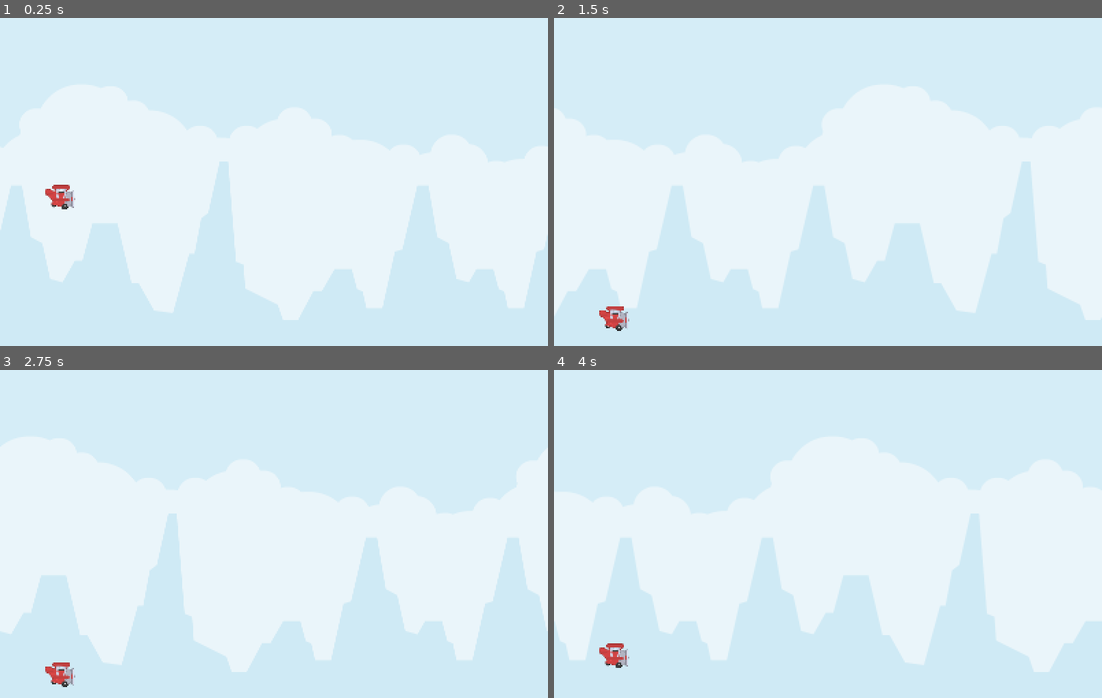
Above: before the commit, frames 1-4 (two rows, left to right).
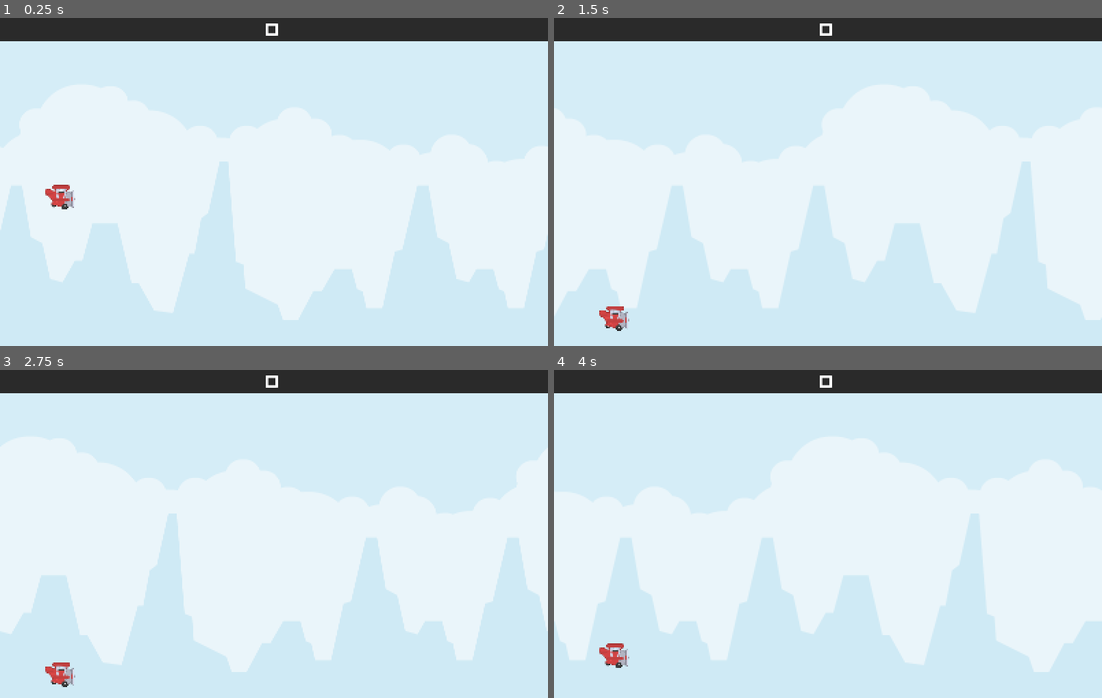
Above: after the commit, the same moments.

Repository: boflynn/tappy-plane
Game: Godot game, scene res://Main.tscn
Same seed, same stepped clock (60 frames per second), same inputs: the game is played once before the commit and once after it.
Inputs (mouse positions are in pixels of both pictures, inside the frame that each line leads up to):
- Up to frame 1 (0.25 s): no input
- Up to frame 2 (1.5 s): move the mouse to (948, 165) at 0.52 s; click (948, 165) at 0.6 s; move the mouse to (718, 198) at 1.27 s; click (718, 198) at 1.35 s
- Up to frame 3 (2.75 s): move the mouse to (328, 461) at 2.02 s; click (328, 461) at 2.1 s
- Up to frame 4 (4 s): move the mouse to (800, 599) at 2.77 s; click (800, 599) at 2.85 s; move the mouse to (992, 583) at 3.52 s; click (992, 583) at 3.6 s

The runs differ from the first frame. In frame 1, 7.1% of the frame differs, in the area x 0-100%, y 0-8%; in frame 2, 7.1%; in frame 3, 7.1%; in frame 4, 7.1%.

Commit message:
Add UI shell

Diff:
--- a/Main.tscn
+++ b/Main.tscn
@@ -1,16 +1,23 @@
-[gd_scene load_steps=8 format=3 uid="uid://c61kof8wfjr2v"]
+[gd_scene load_steps=11 format=3 uid="uid://c61kof8wfjr2v"]
 
 [ext_resource type="Texture2D" uid="uid://dijkxlbopqdoj" path="res://assets/Background.png" id="1_glv2v"]
 [ext_resource type="Script" uid="uid://c7tpirasxr6mc" path="res://main.gd" id="1_r0du0"]
 [ext_resource type="Script" uid="uid://ds504ekq4v4id" path="res://background.gd" id="1_uu6xs"]
 [ext_resource type="Texture2D" uid="uid://c8sxwrxr1nnlx" path="res://assets/Player.png" id="4_cm0pq"]
 [ext_resource type="Script" uid="uid://din2leqy5fiup" path="res://player.gd" id="4_fos0i"]
+[ext_resource type="FontFile" uid="uid://6eqtas3hc67a" path="res://assets/kenvector_future.ttf" id="6_3dxm6"]
 
 [sub_resource type="CircleShape2D" id="CircleShape2D_cm0pq"]
 radius = 25.0
 
 [sub_resource type="RectangleShape2D" id="RectangleShape2D_fos0i"]
 size = Vector2(1600, 20)
+
+[sub_resource type="StyleBoxFlat" id="StyleBoxFlat_fos0i"]
+bg_color = Color(0.164706, 0.164706, 0.164706, 1)
+
+[sub_resource type="StyleBoxFlat" id="StyleBoxFlat_3dxm6"]
+bg_color = Color(0.133333, 0.658824, 0.454902, 1)
 
 [node name="Main" type="Node"]
 script = ExtResource("1_r0du0")
@@ -47,6 +54,7 @@
 position = Vector2(800, 0)
 
 [node name="CollisionShape2D" type="CollisionShape2D" parent="Walls/Top"]
+position = Vector2(0, 70)
 shape = SubResource("RectangleShape2D_fos0i")
 
 [node name="Bottom" type="StaticBody2D" parent="Walls"]
@@ -55,3 +63,33 @@
 [node name="CollisionShape2D" type="CollisionShape2D" parent="Walls/Bottom"]
 position = Vector2(0, 960)
 shape = SubResource("RectangleShape2D_fos0i")
+
+[node name="UI" type="Control" parent="."]
+z_index = 5
+layout_mode = 3
+anchors_preset = 10
+anchor_right = 1.0
+grow_horizontal = 2
+
+[node name="HealthBar" type="ProgressBar" parent="UI"]
+layout_mode = 1
+anchors_preset = 10
+anchor_right = 1.0
+offset_bottom = 68.0
+grow_horizontal = 2
+theme_override_styles/background = SubResource("StyleBoxFlat_fos0i")
+theme_override_styles/fill = SubResource("StyleBoxFlat_3dxm6")
+show_percentage = false
+
+[node name="ScoreLabel" type="Label" parent="UI/HealthBar"]
+layout_mode = 1
+anchors_preset = 15
+anchor_right = 1.0
+anchor_bottom = 1.0
+grow_horizontal = 2
+grow_vertical = 2
+theme_override_fonts/font = ExtResource("6_3dxm6")
+theme_override_font_sizes/font_size = 60
+text = "0"
+horizontal_alignment = 1
+vertical_alignment = 1
